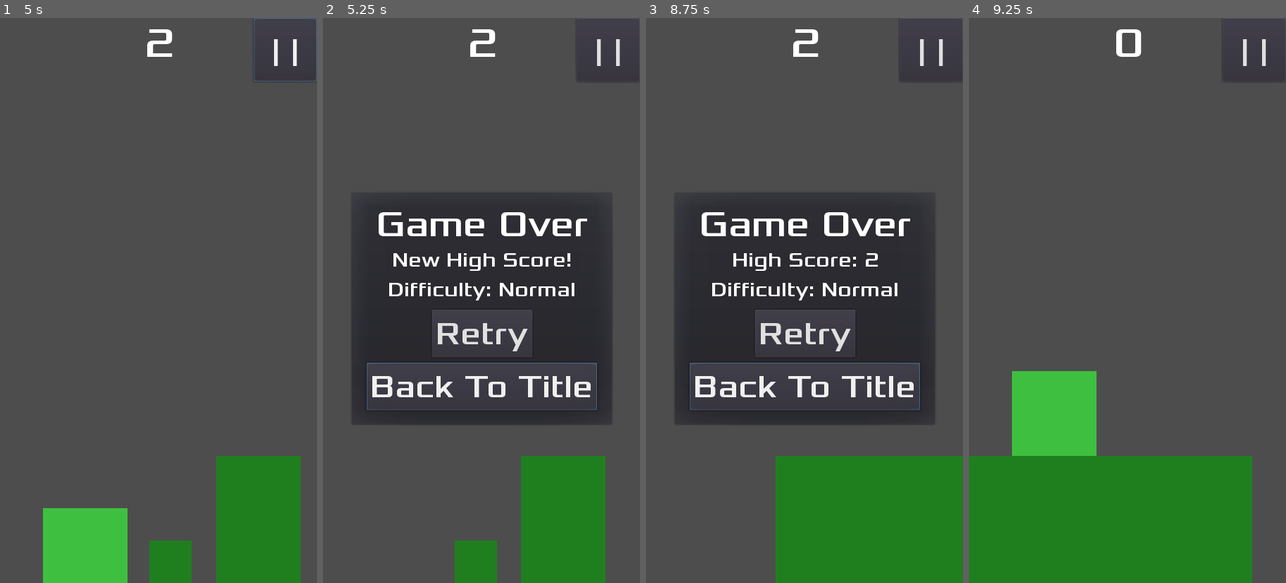
Above: before the commit, frames 1-4 (left to right).
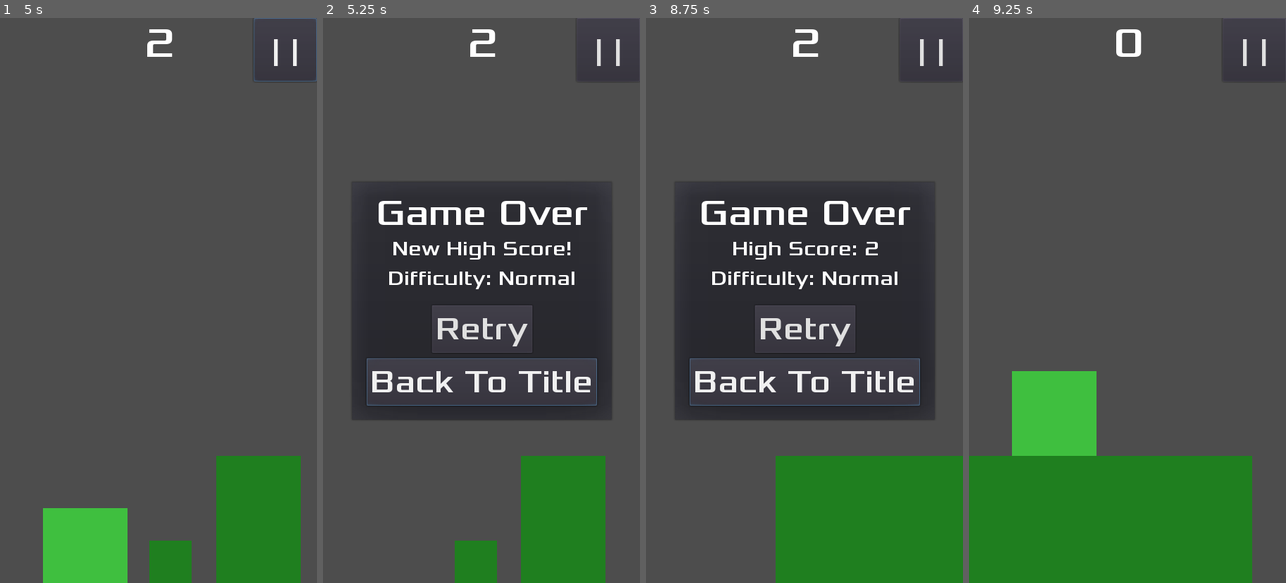
Above: after the commit, the same moments.

Repository: tomas7770/RunJump
Game: Godot game, scene res://scenes/Main/Main.tscn
Same seed, same stepped clock (60 frames per second), same inputs: the game is played once before the commit and once after it. This scene is started directly instead of the project's main scene.
Inputs (mouse positions are in pixels of both pictures, inside the frame that each line leads up to):
- Up to frame 1 (5 s): click "| |" at 0.5 s; click "Continue" at 1.25 s; click "| |" at 2 s; click "Continue" at 2.75 s; click "| |" at 3.5 s; click "Continue" at 4.25 s
- Up to frame 2 (5.25 s): move the mouse to (551, 272) at 5.02 s; click (551, 272) at 5.17 s
- Up to frame 3 (8.75 s): click "Retry" at 5.75 s; move the mouse to (741, 328) at 6.52 s; click (741, 328) at 6.67 s; move the mouse to (836, 176) at 7.27 s; click (836, 176) at 7.42 s; move the mouse to (788, 413) at 8.02 s; click (788, 413) at 8.17 s
- Up to frame 4 (9.25 s): click "Retry" at 8.75 s

Frame 1 is identical in both runs. In frame 2, 7.6% of the frame differs, in the area x 10-90%, y 29-72%; in frame 3, 7.3%; in frame 4, nothing differs.

Commit message:
Resize and recenter Game Over popup

Diff:
--- a/scenes/HUD/HUD.tscn
+++ b/scenes/HUD/HUD.tscn
@@ -69,9 +69,9 @@
 anchor_right = 0.5
 anchor_bottom = 0.5
 margin_left = -200.0
-margin_top = -165.0
-margin_right = 200.0
-margin_bottom = 190.0
+margin_top = -182.5
+margin_right = 200.0
+margin_bottom = 182.5
 popup_exclusive = true
 script = ExtResource( 5 )
 __meta__ = {
